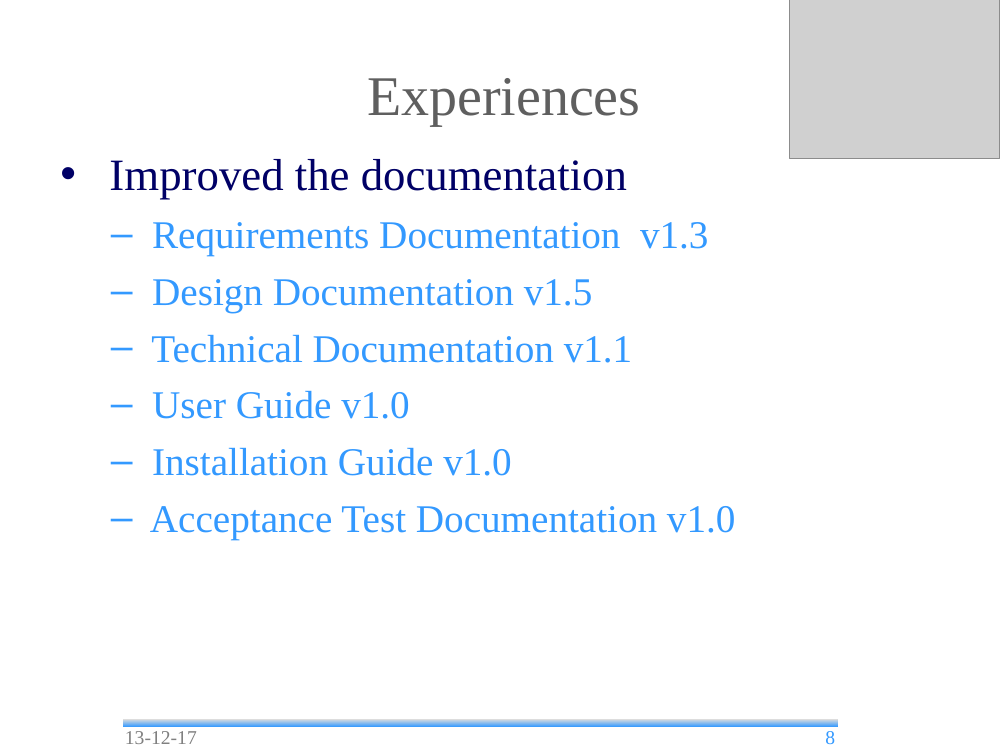
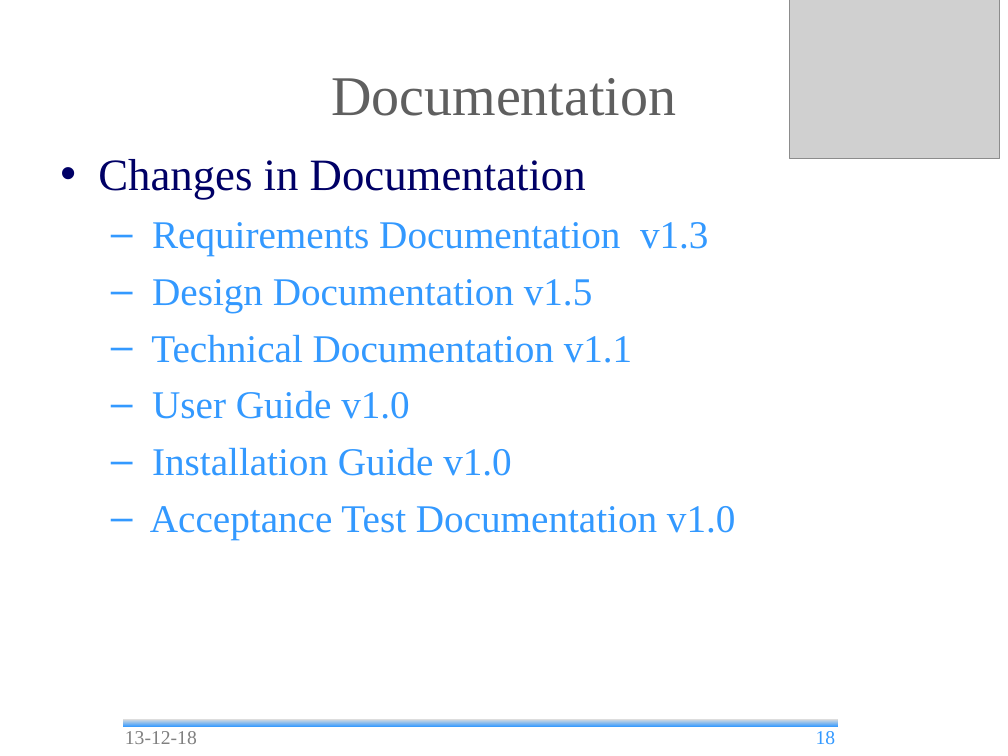
Before and after one commit to andrea-bottoli/DSD, a slide deck: slide 18 of Documentation/Presentations/Beta_Prototype.odp (slide 8 before the commit). Drawn at 1008x756 pixels with LibreOffice and Linux fonts; fonts in the diff are those of the drawing; grey boxes stand for pictures; background and template pictures are left out. Boxes give left, top, right and bottom in pixels: in the first picture for what was removed or moved away, otherwise in the second. Text is boxed around its words. In the diff, an @@ line names an element or a change of style, - is before the commit and + after.

```diff
--- a/Documentation/Presentations/Beta_Prototype.odp
+++ b/Documentation/Presentations/Beta_Prototype.odp
@@ title at [332,78,677,116]: text changed @@
-Experiences
+Documentation
@@ text at [98,159,586,200]: text changed @@
-• Improved the documentation
+• Changes in Documentation
@@ text at [125,731,197,744]: text changed @@
-13-12-17
+13-12-18
@@ page number at [816,731,836,744]: text changed @@
-8
+18
```
Also in this commit, not shown: 13 other slides changed, 11 slides added, 6 slides removed, 1 other file.
